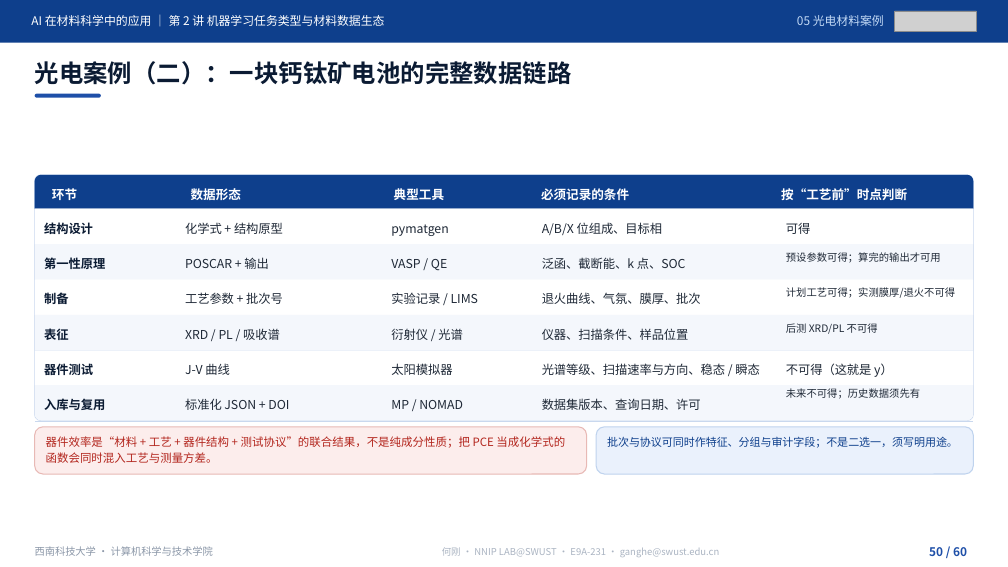
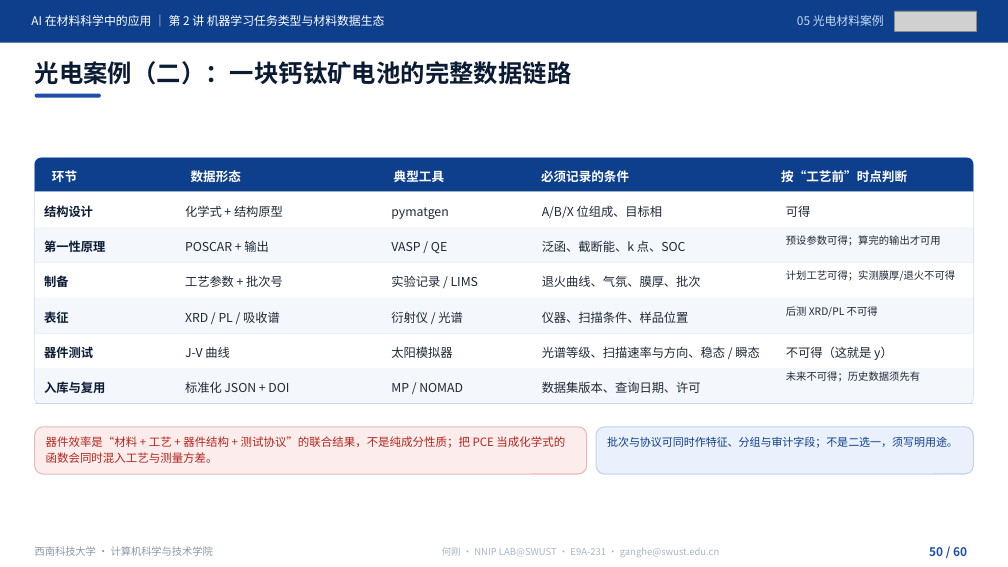
Before and after one commit to cosfrist/Applications-of-Artificial-Intelligence-in-Materials-Science-SWUST, a slide deck: slide 50 of lectures/02-机器学习任务类型与材料数据生态/AI在材料科学中的应用-第2讲 机器学习任务类型与材料数据生态-V5.pptx. Drawn at 1008x567 pixels with LibreOffice and Linux fonts; fonts in the diff are those of the drawing; grey boxes stand for pictures. Boxes give left, top, right and bottom in pixels: in the first picture for what was removed or moved away, otherwise in the second. Text is boxed around its words. In the diff, an @@ line names an element or a change of style, - is before the commit and + after.

Commit message:
第2讲课件按 2026-11-19 手动更新，配套文件同步
课件（8,774,546 → 8,739,397 B，SHA f12647c3…，仍 60 页）
- 术语统一：结构「策展库」→「精选库（Curated）」，P36—P39 相关表述同步改写
- P36 六问重写（开放/混合/订阅、访问方式、策展程度、规模覆盖、数据类型、FAIR）
- 页标题改写：P40「规模怎么读…」→「数据集规模」、P41「材料数据资源清单：从哪里找数据」→「材料数据资源清单」、
  P59 去「（10 分钟）」、P60「本讲小结、常见误区与下讲预告」→「本讲小结与下讲预告」
- 化学式改真下标：MAPbI3→MAPbI₃、ABX3→ABX₃、LiFePO4→LiFePO₄；P51 PCE 公式 Jsc/Voc/Pin 改下标
- 配图替换 P35、P36、P44、P49、P51：图片对象 91 → 94，唯一媒体 31 → 34

配套
- 讲义：按新备注重建 P2、P37、P44、P48、P51 五段；5 个页标题同步；
  备注里三处文本粘连（P37 的 HTE 注释、P48 的「甲基铵碘化铅」、P51 的 PCE 注释）只在原字符间插入换行，未改字
- 授课路线：5 个页标题同步
- source_index §6：按新课件重建 34 行（94 个图片对象、34 个唯一媒体、60 页眉）
- SHA256 清单：课件/讲义/路线/索引四行重算，复算 6/6 一致
- README：版本改 2026-11-19，新增修订说明，并更正上一轮遗留的「可见文字与备注未变」错误表述

```diff
--- a/lectures/02-机器学习任务类型与材料数据生态/AI在材料科学中的应用-第2讲 机器学习任务类型与材料数据生态-V5.pptx
+++ b/lectures/02-机器学习任务类型与材料数据生态/AI在材料科学中的应用-第2讲 机器学习任务类型与材料数据生态-V5.pptx
@@ 5 texts, 3 rectangles, 2 freeform shapes: place and size @@
-5 texts, 3 rectangles, 2 freeform shapes at <box>35,209,974,386</box>
+5 texts, 3 rectangles, 2 freeform shapes at <box>35,191,974,368</box>
@@ 30 texts, 5 freeform shapes, 2 rectangles, 1 rounded rectangle: place and size @@
-30 texts, 5 freeform shapes, 2 rectangles, 1 rounded rectangle at <box>35,175,974,421</box>
+30 texts, 5 freeform shapes, 2 rectangles, 1 rounded rectangle at <box>35,158,974,405</box>
```
Also in this commit, not shown: 16 other slides changed, 5 other files.
